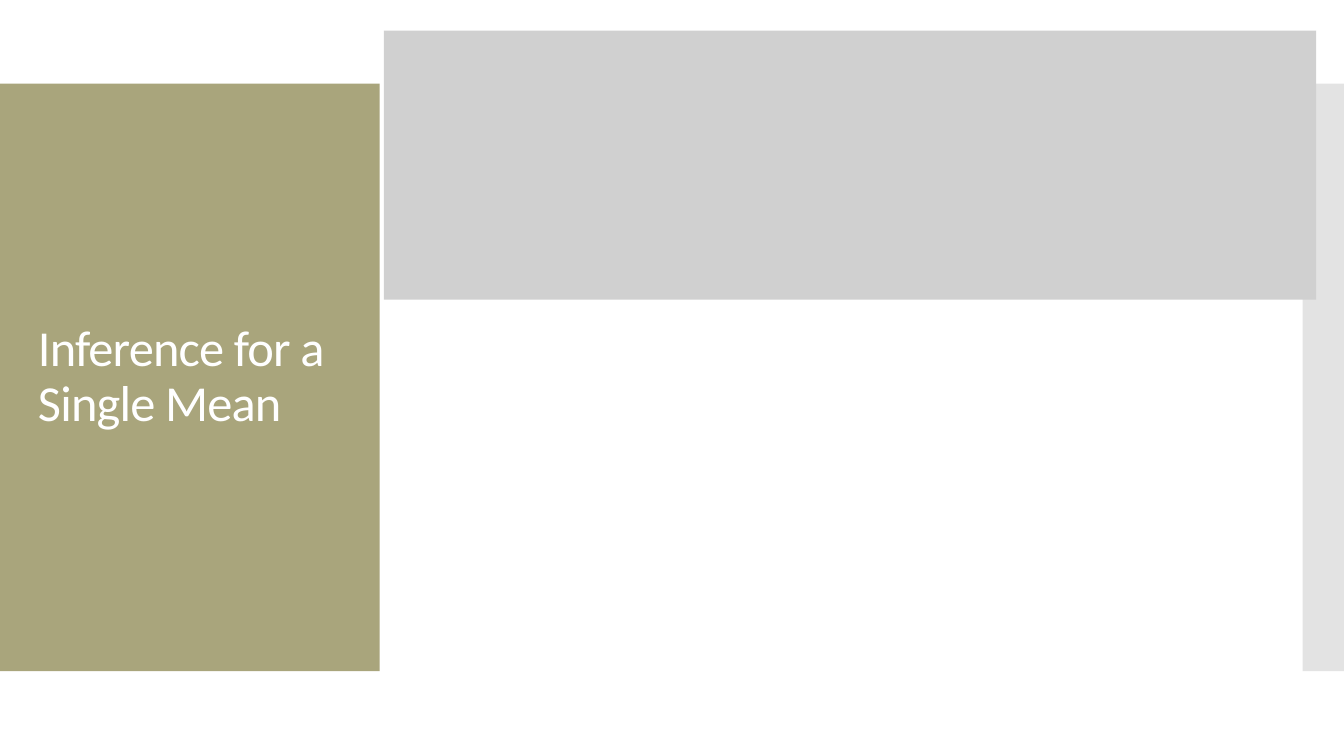
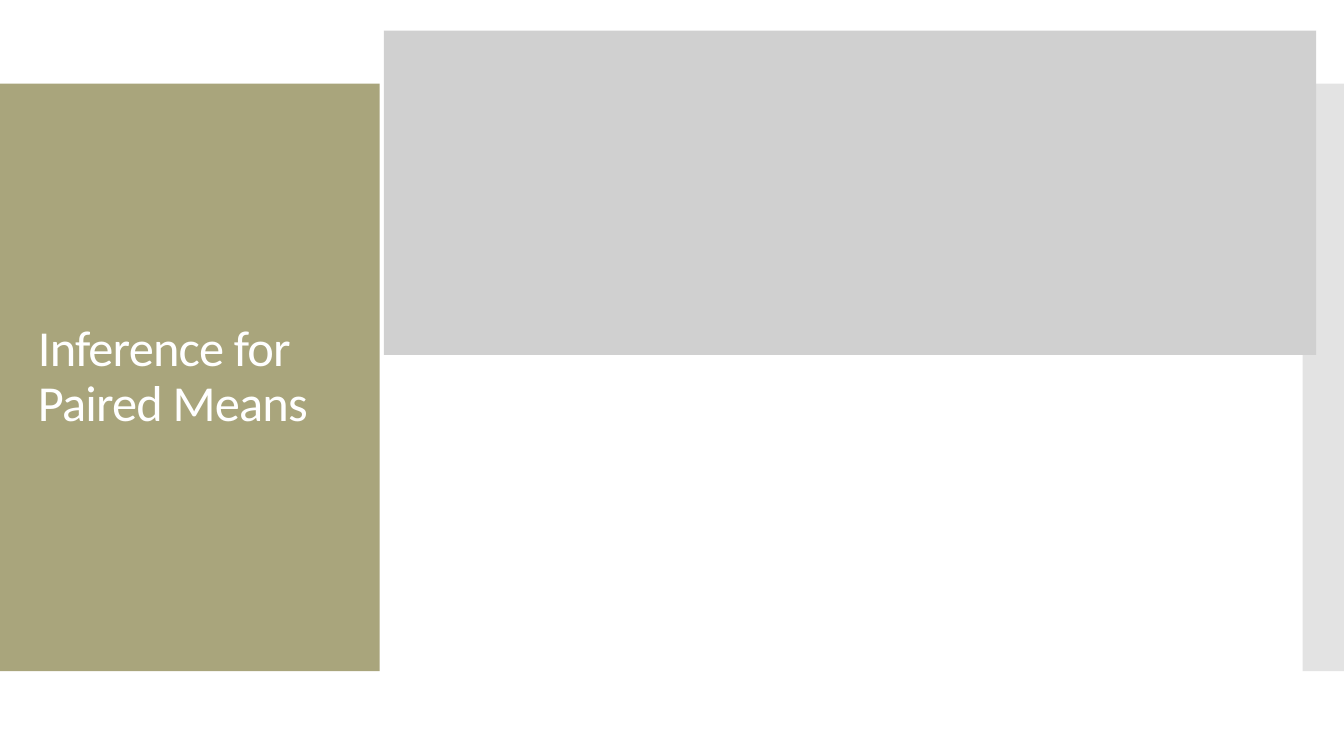
Before and after one commit to amosca01/MATH108-S24, a slide deck: slide 21 of slides/14-numerical-inference-pt2.pptx (slide 16 before the commit). Drawn at 1344x756 pixels with LibreOffice and Linux fonts; fonts in the diff are those of the drawing; grey boxes stand for pictures. Boxes give left, top, right and bottom in pixels: in the first picture for what was removed or moved away, otherwise in the second. Text is boxed around its words. In the diff, an @@ line names an element or a change of style, - is before the commit and + after.

```diff
--- a/slides/14-numerical-inference-pt2.pptx
+++ b/slides/14-numerical-inference-pt2.pptx
@@ picture: place and size @@
-picture at box(384, 30, 1317, 299)
+picture at box(384, 30, 1317, 355)
@@ title at box(38, 331, 308, 422): text changed @@
-Inference for a Single Mean
+Inference for Paired Means
```
Also in this commit, not shown: 13 other slides changed, 6 slides added, 13 slides removed, 10 other files.
